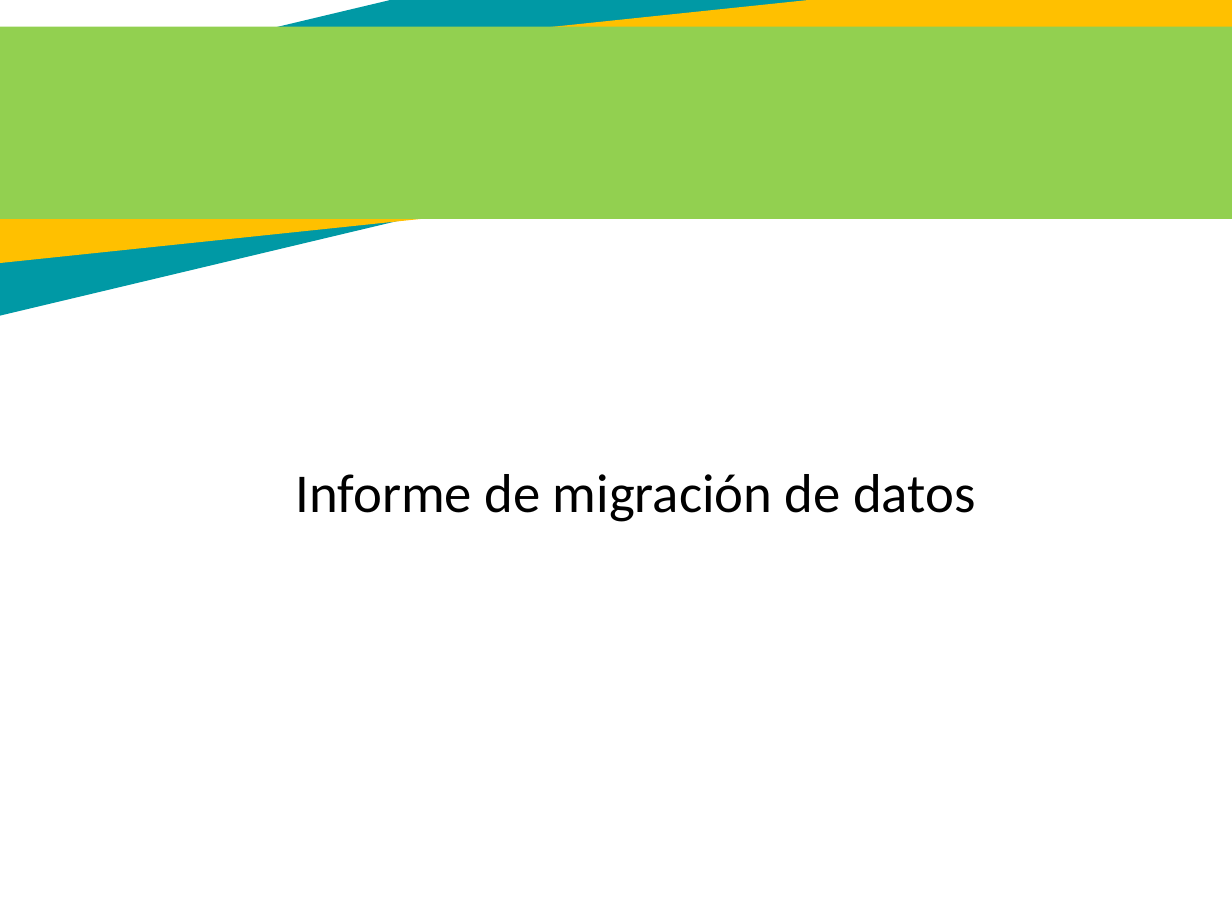
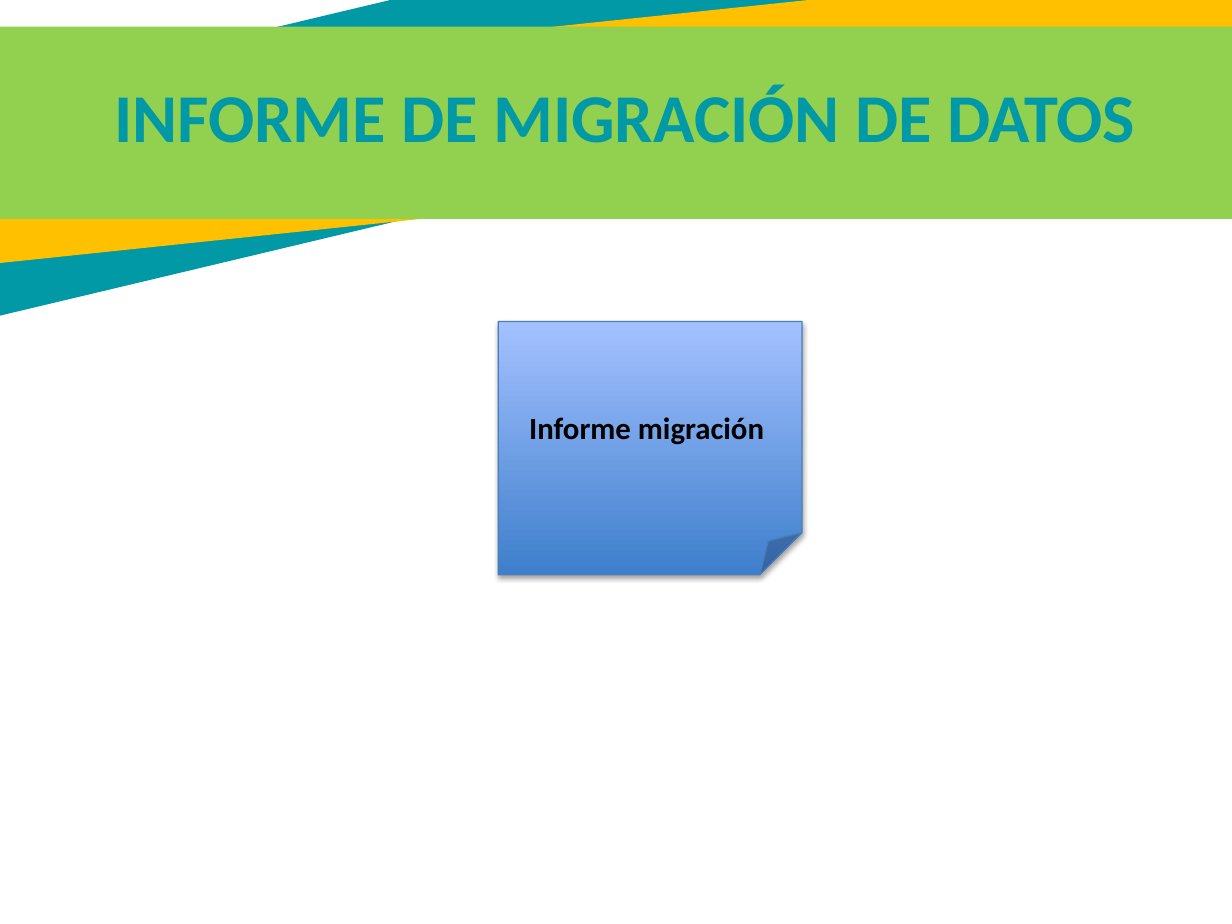
Before and after one commit to juannicolasvargas/SANF-solutions-helps, a slide deck: slide 62 of Sexto Trimestre/PresentacionV6 terminar- 1012.pptx (slide 48 before the commit). Drawn at 1232x924 pixels with LibreOffice and Linux fonts; fonts in the diff are those of the drawing. Boxes give left, top, right and bottom in pixels: in the first picture for what was removed or moved away, otherwise in the second. Text is boxed around its words. In the diff, an @@ line names an element or a change of style, - is before the commit and + after.

```diff
--- a/Sexto Trimestre/PresentacionV6 terminar- 1012.pptx
+++ b/Sexto Trimestre/PresentacionV6 terminar- 1012.pptx
@@ text at (114, 85, 1135, 143): text changed; size 32 to 40 pt; text colour #000000 to #0099A5; bold on @@
-Informe de migración de datos
+INFORME DE MIGRACIÓN DE DATOS
@@ folded corner added at (499, 322, 802, 575), fill gradient #3F80CE to #A4C4FF, outline #4B7EBC 0.75 pt, 18 pt, text #000000, bold @@
+Informe migración
```
Also in this commit, not shown: 22 other slides changed, 37 slides added, 13 slides removed.
